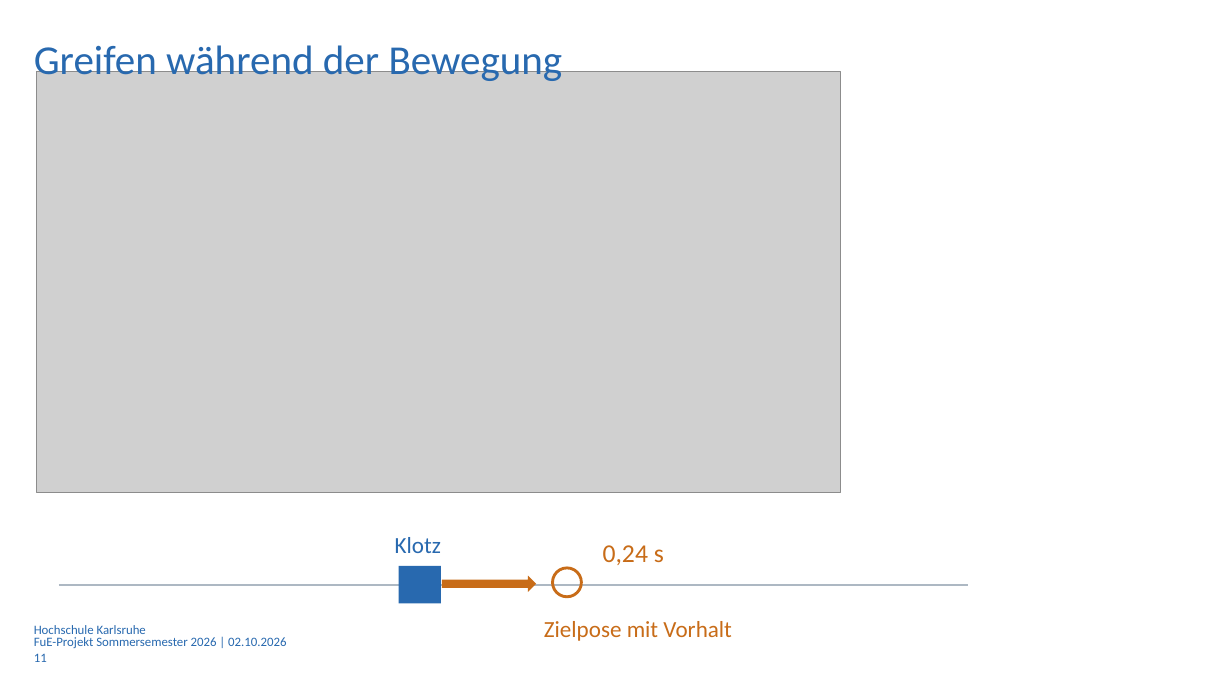
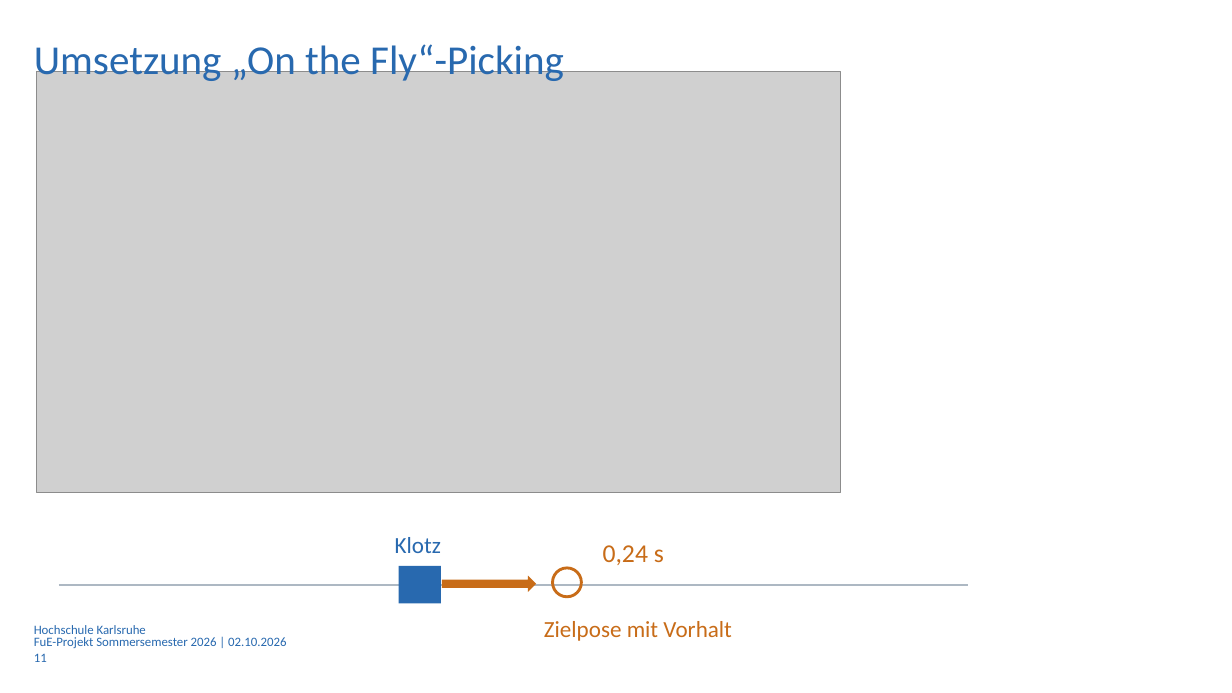
Before and after one commit to Luze212/roboter_tetris, a slide deck: slide 11 of Projektbericht/Presentation/Abschlussprasentation_RoboterTetris_V01_3.pptx. Drawn at 1232x693 pixels with LibreOffice and Linux fonts; fonts in the diff are those of the drawing; grey boxes stand for pictures; background and template pictures are left out. Boxes give left, top, right and bottom in pixels: in the first picture for what was removed or moved away, otherwise in the second. Text is boxed around its words. In the diff, an @@ line names an element or a change of style, - is before the commit and + after.

```diff
--- a/Projektbericht/Presentation/Abschlussprasentation_RoboterTetris_V01_3.pptx
+++ b/Projektbericht/Presentation/Abschlussprasentation_RoboterTetris_V01_3.pptx
@@ text at bbox=[34, 44, 564, 84]: text changed @@
-Greifen während der Bewegung
+Umsetzung „On the Fly“-Picking
```
Also in this commit, not shown: 4 other slides changed, 1 slide added, 1 slide removed, 1 other file.
